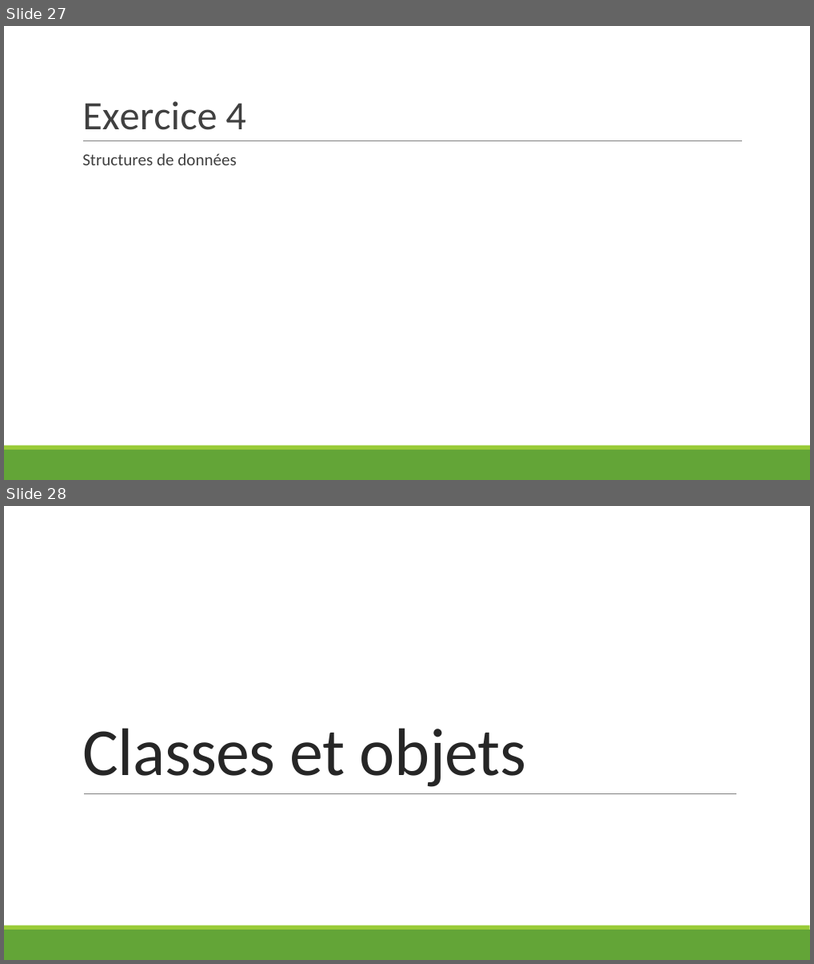
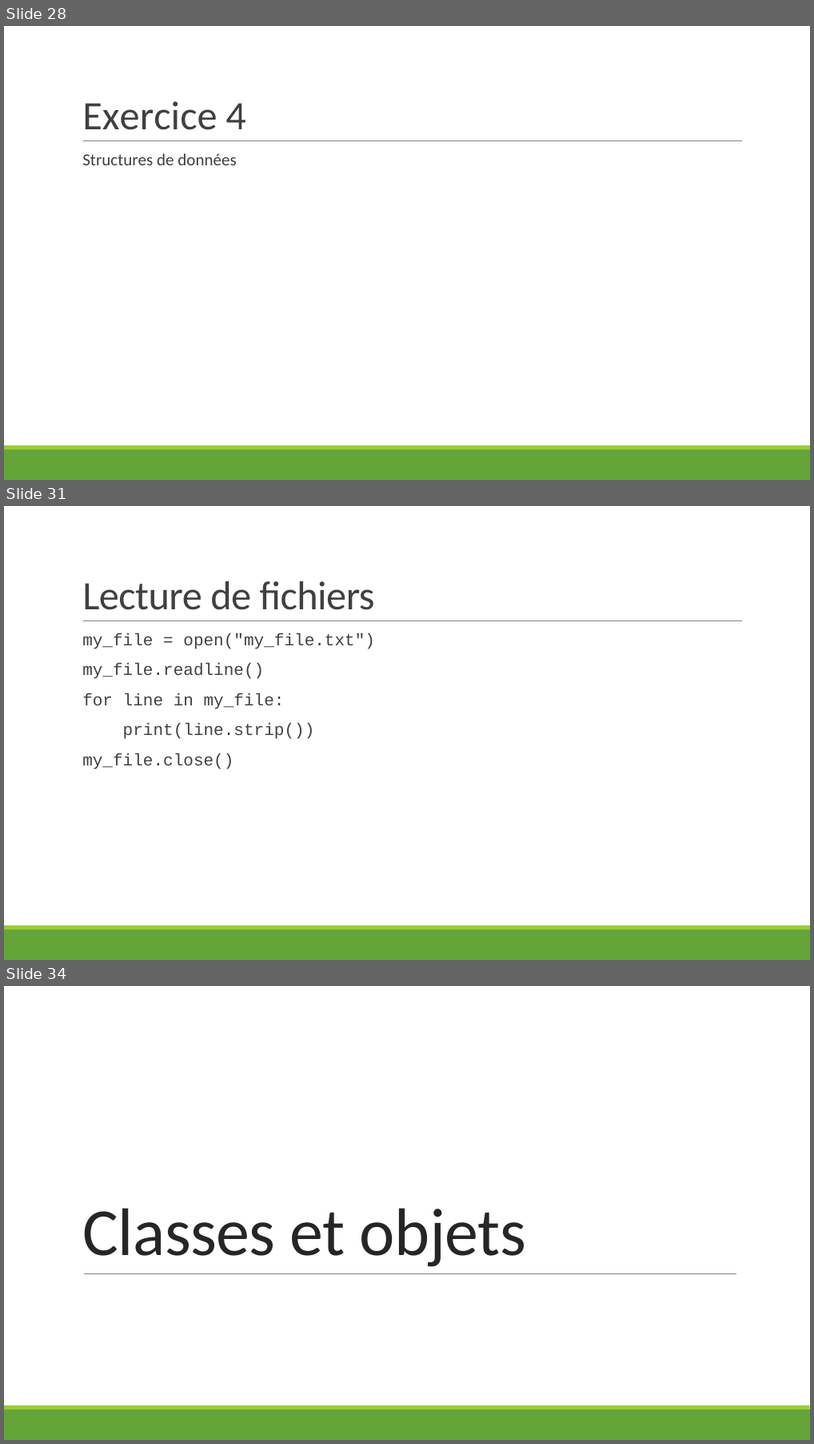
Before and after one commit to hermes-python-201910/courseware, a slide deck: slides.pptx. Shown one above the other, each under a label of ours: slides 27 and 28 before the commit, slides 28, 31 and 34 after it; the slides between them are not shown. The pictures are 814x964 and 814x1444 pixels, drawn with LibreOffice and Linux fonts; fonts in the diff are those of the drawing. Boxes give left, top, right and bottom in pixels: in the first picture for what was removed or moved away, otherwise in the second. Text is boxed around its words. In the diff, an @@ line names an element or a change of style, - is before the commit and + after.

```diff
--- a/slides.pptx
+++ b/slides.pptx
@@ slide 31 added at [4, 506, 810, 960], background #FFFFFF; not listed: 3 template elements that a slide beside it also shows @@
@@ title added at [82, 581, 375, 610], 48 pt, text #404040 @@
+Lecture de fichiers
@@ text added at [82, 633, 375, 769], 20 pt, text #404040 @@
+  my_file = open("my_file.txt")
+  my_file.readline()
+  for line in my_file:
+  print(line.strip())
+  my_file.close()
@@ what was slide 27 is now slide 28 @@
@@ what was slide 28 is now slide 34 @@
```
Also in this commit, not shown: 5 other slides added.
